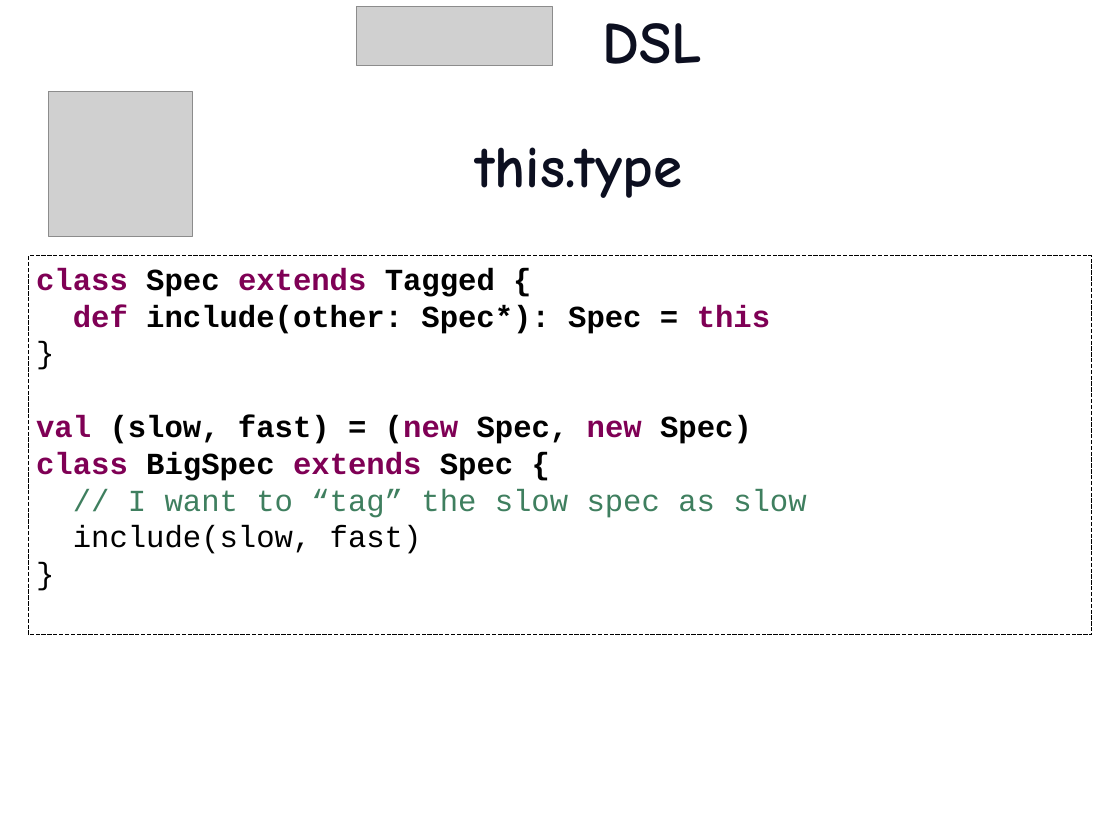
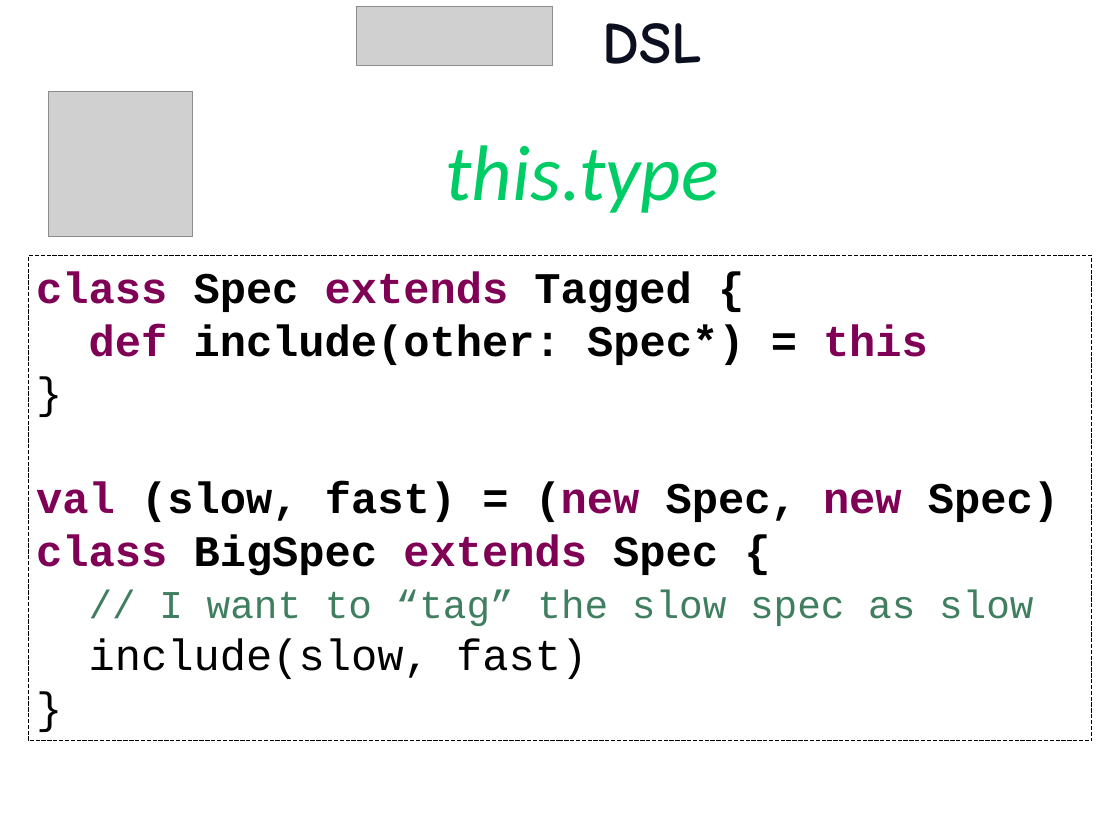
Before and after one commit to etorreborre/oscon-2010, a slide deck: slide 35 of src/main/resources/oscon_2010_specs.pptx (slide 32 before the commit). Drawn at 1120x840 pixels with LibreOffice and Linux fonts; fonts in the diff are those of the drawing; grey boxes stand for pictures; background and template pictures are left out. Boxes give left, top, right and bottom in pixels: in the first picture for what was removed or moved away, otherwise in the second. Text is boxed around its words. In the diff, an @@ line names an element or a change of style, - is before the commit and + after.

```diff
--- a/src/main/resources/oscon_2010_specs.pptx
+++ b/src/main/resources/oscon_2010_specs.pptx
@@ text "this.type" at (446, 145, 719, 213): size 54 to 72 pt, font Comic Neue to Calibri, text colour #0C0F20 to #00CC66, bold off, italic on @@
@@ rectangle "class Spec extends Tagged {": place and size @@
-rectangle "class Spec extends Tagged {" at (28, 256, 1092, 635)
+rectangle "class Spec extends Tagged {" at (28, 256, 1092, 741)
@@ text in rectangle at (36, 272, 1059, 679): size 28 to 40 pt in "class Spec extends Tagged {", "}", "val (slow, fast) = (new Spec, new ...", "class BigSpec extends Spec {" and 2 more places; size 28 to 36 pt in "// I want to “tag” the slow ..." @@
@@ text in rectangle at (89, 325, 928, 365): text changed; size 28 to 40 pt @@
-def include(other: Spec*): Spec = this
+def include(other: Spec*) = this
```
Also in this commit, not shown: 37 other slides changed, 3 slides added, 1 slide removed.
